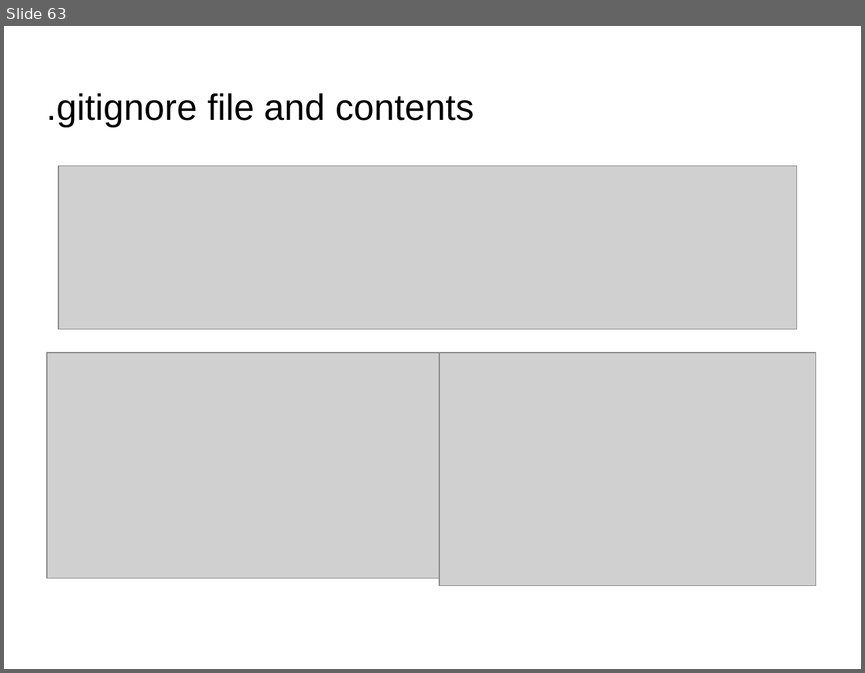
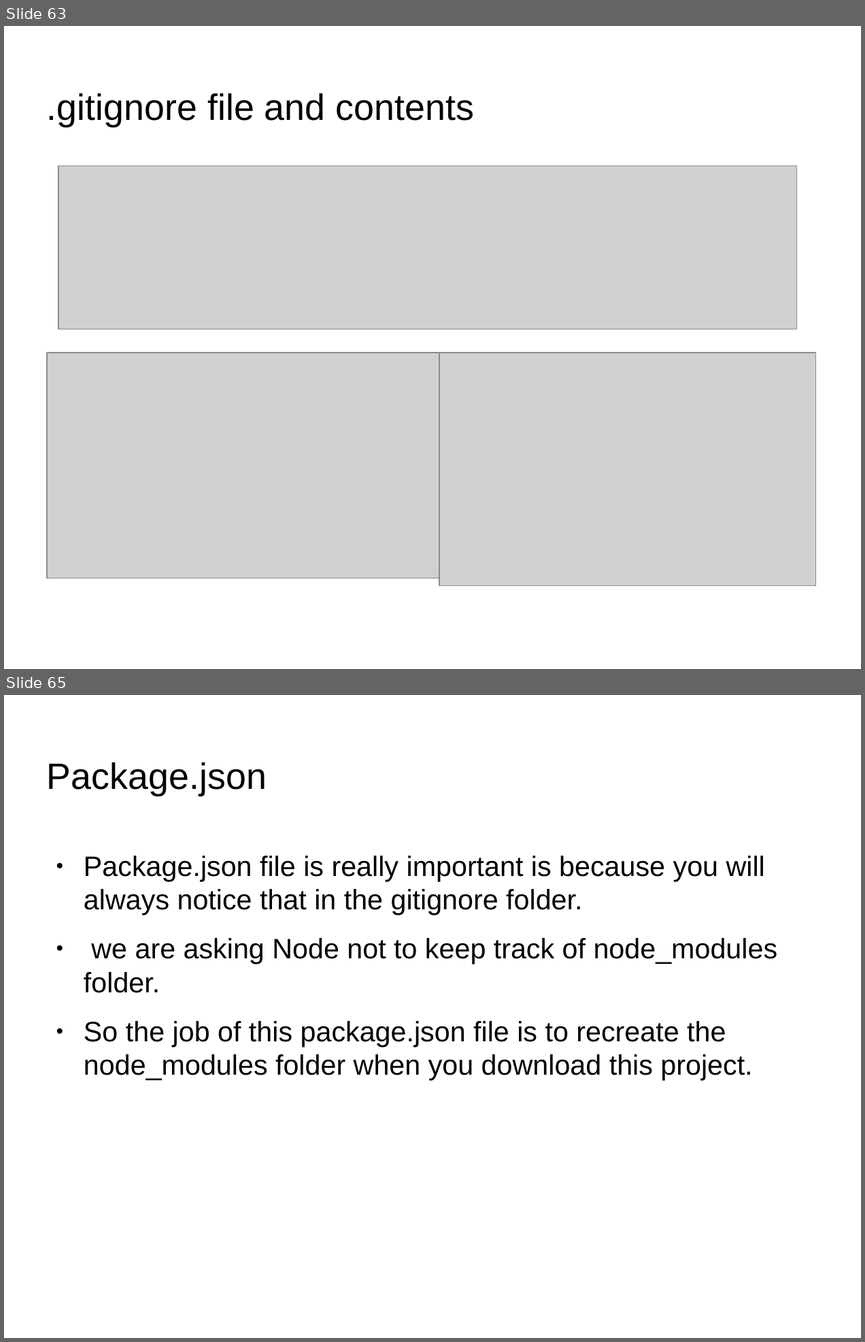
Before and after one commit to anumsh/Learning-Git-and-Github, a slide deck: git_and_GitHub.odp. Shown one above the other, each under a label of ours: slide 63 before the commit, slides 63 and 65 after it; the slides between them are not shown. The pictures are 865x673 and 865x1342 pixels, drawn with LibreOffice and Linux fonts; fonts in the diff are those of the drawing; grey boxes stand for pictures; background and template pictures are left out. Boxes give left, top, right and bottom in pixels: in the first picture for what was removed or moved away, otherwise in the second. Text is boxed around its words. In the diff, an @@ line names an element or a change of style, - is before the commit and + after.

```diff
--- a/git_and_GitHub.odp
+++ b/git_and_GitHub.odp
@@ slide 65 added at box(4, 695, 861, 1338), background picture (left out) @@
@@ title added at box(47, 762, 266, 796), 33.9 pt, text #000000 @@
+Package.json
@@ text added at box(84, 855, 778, 1080), 26 pt, text #000000 @@
+● Package.json file is really important is because you will always notice that in the gitignore folder.
+● we are asking Node not to keep track of node_modules folder.
+● So the job of this package.json file is to recreate the node_modules folder when you download this project.
```
Also in this commit, not shown: 1 slide changed, 9 other slides added, 3 other files.
